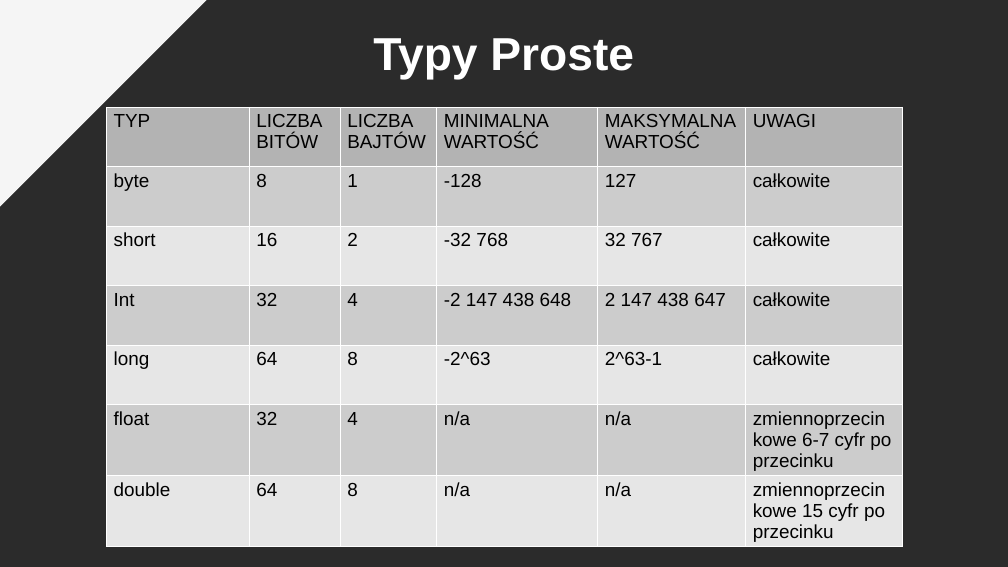
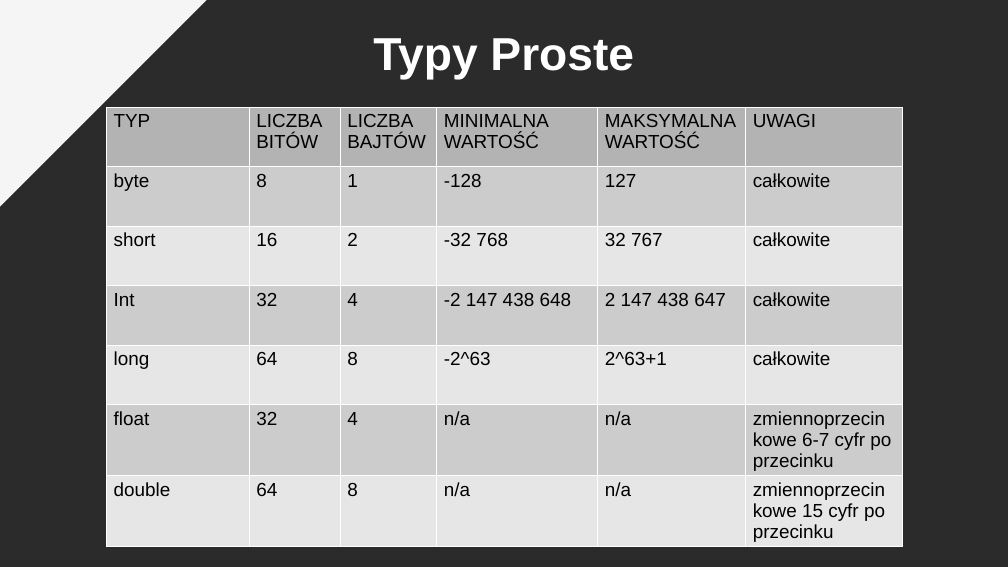
Before and after one commit to pkrajnik/WprowadzenieDoJava4Zajecia, a slide deck: slide 6 of WprowadzenieDoJezykaJAVA_4_zajecia_PiotrKrajnik.pptx. Drawn at 1008x567 pixels with LibreOffice and Linux fonts; fonts in the diff are those of the drawing; background and template pictures are left out; a plain dark background stands for a picture behind light text. Boxes give left, top, right and bottom in pixels: in the first picture for what was removed or moved away, otherwise in the second. Text is boxed around its words. In the diff, an @@ line names an element or a change of style, - is before the commit and + after.

```diff
--- a/WprowadzenieDoJezykaJAVA_4_zajecia_PiotrKrajnik.pptx
+++ b/WprowadzenieDoJezykaJAVA_4_zajecia_PiotrKrajnik.pptx
@@ table at (x1=106, y1=107, x2=902, y2=546) @@
-row 5, column 5: 2^63-1
+row 5, column 5: 2^63+1
```
Also in this commit, not shown: 1 other slide changed.
